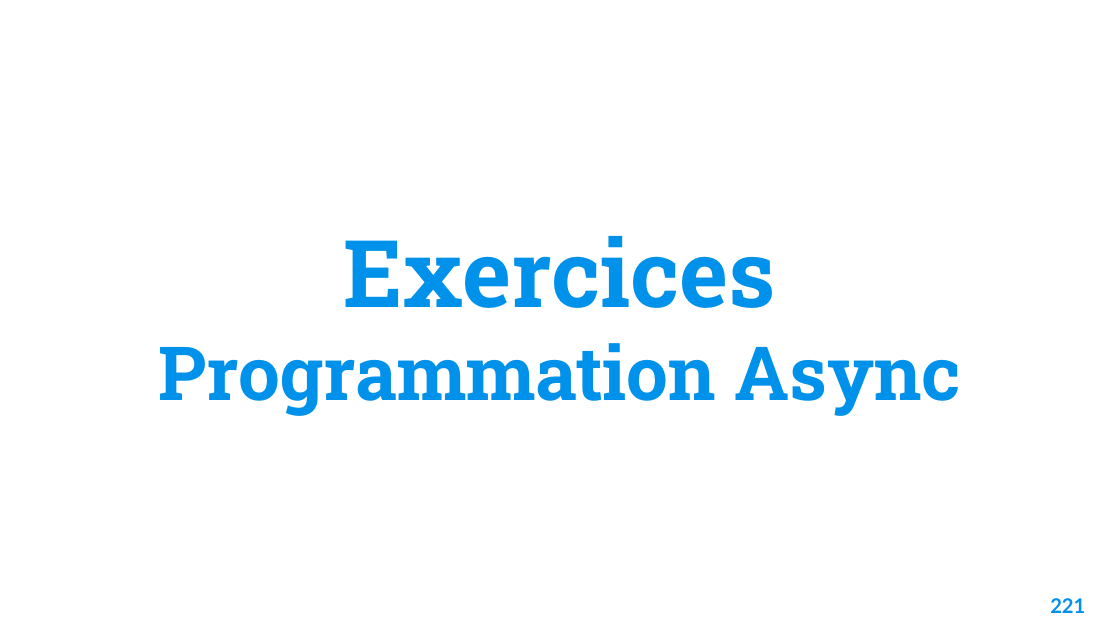
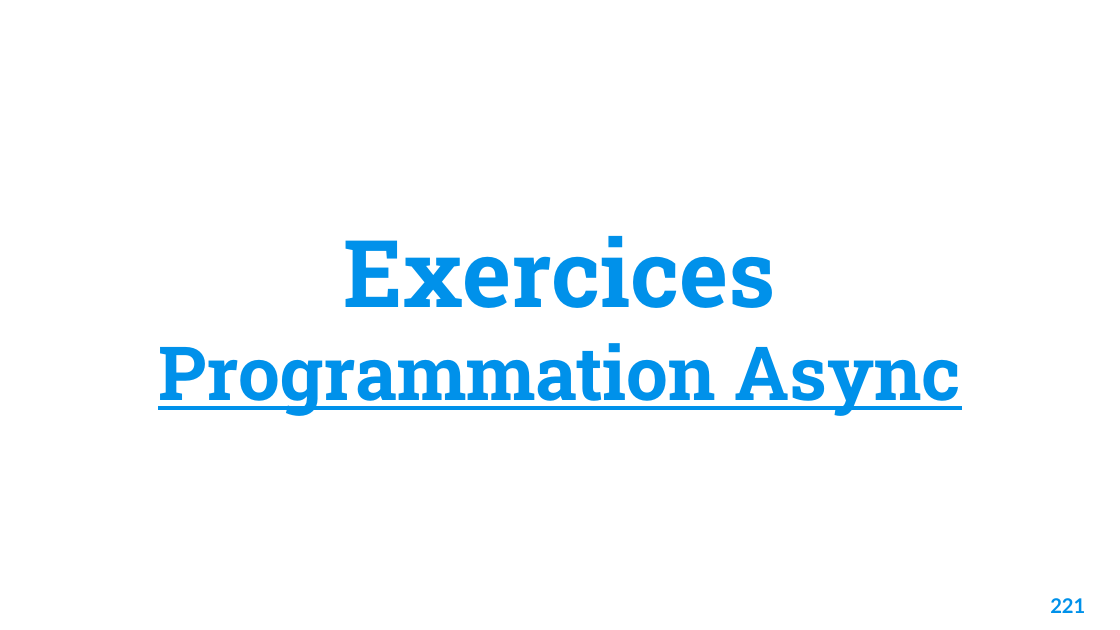
Before and after one commit to Fully-san/PythonSoftwareDevelopment, a slide deck: slide 222 of Supports/Python Software Development.pptx. Drawn at 1120x630 pixels with LibreOffice and Linux fonts; fonts in the diff are those of the drawing; background and template pictures are left out. Boxes give left, top, right and bottom in pixels: in the first picture for what was removed or moved away, otherwise in the second. Text is boxed around its words. In the diff, an @@ line names an element or a change of style, - is before the commit and + after.

```diff
--- a/Supports/Python Software Development.pptx
+++ b/Supports/Python Software Development.pptx
@@ title "Exercices Programmation Async" at box(158, 236, 961, 416): underline on in "Programmation Async" @@
```
Also in this commit, not shown: 6 other slides changed.
